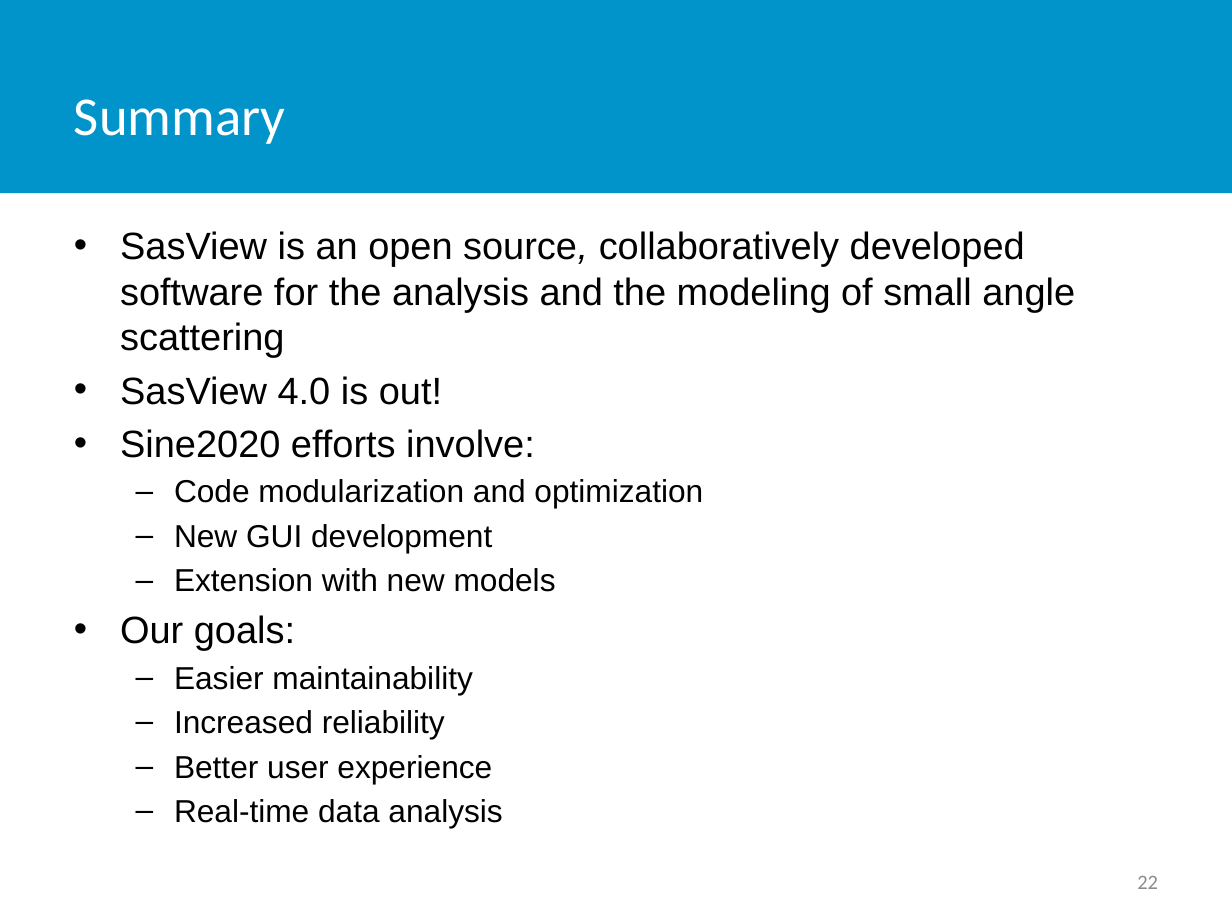
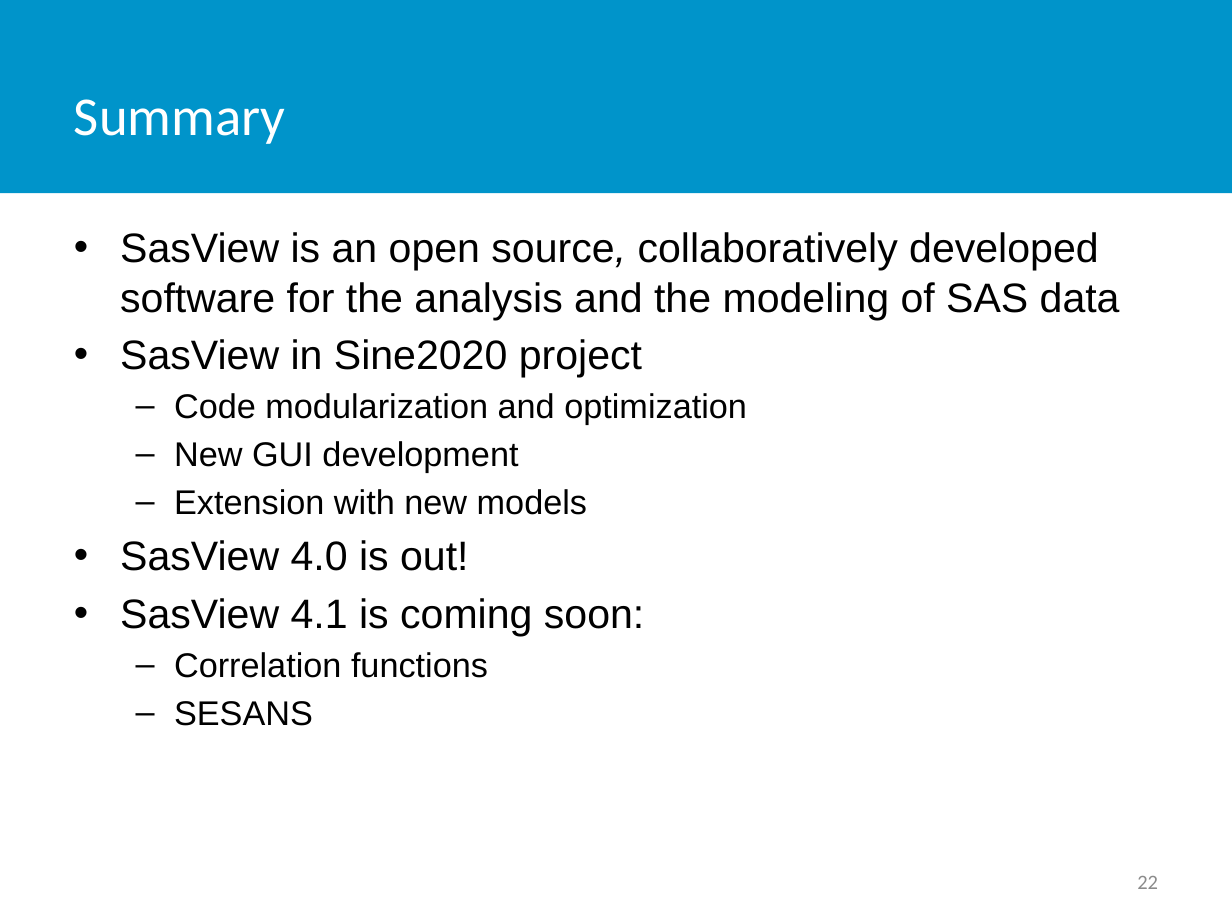
Before and after one commit to SasView/documents, a slide deck: slide 22 of Presentations/NoBugs-WP/NoBugsReducedSize.pptx. Drawn at 1232x924 pixels with LibreOffice and Linux fonts; fonts in the diff are those of the drawing; background and template pictures are left out. Boxes give left, top, right and bottom in pixels: in the first picture for what was removed or moved away, otherwise in the second. Text is boxed around its words. In the diff, an @@ line names an element or a change of style, - is before the commit and + after.

```diff
--- a/Presentations/NoBugs-WP/NoBugsReducedSize.pptx
+++ b/Presentations/NoBugs-WP/NoBugsReducedSize.pptx
@@ text at (120,232,1120,377): text changed; size 22.2 to 24 pt @@
-• SasView is an open source, collaboratively developed software for the analysis and the modeling of small angle scattering
-• SasView 4.0 is out!
-• Sine2020 efforts involve:
+• SasView is an open source, collaboratively developed software for the analysis and the modeling of SAS data
+• SasView in Sine2020 project
@@ text at (174,393,747,515): size 18.5 to 20 pt in "Code modularization and optimization", "New GUI development", "Extension with new models" @@
@@ text at (120,540,644,726): text changed; size 18.5 to 24 pt @@
-• Our goals:
-  – Easier maintainability
-  – Increased reliability
-  – Better user experience
-  – Real-time data analysis
+• SasView 4.0 is out!
+• SasView 4.1 is coming soon:
+  – Correlation functions
+  – SESANS
```
Also in this commit, not shown: 8 other slides changed, 1 other file.
